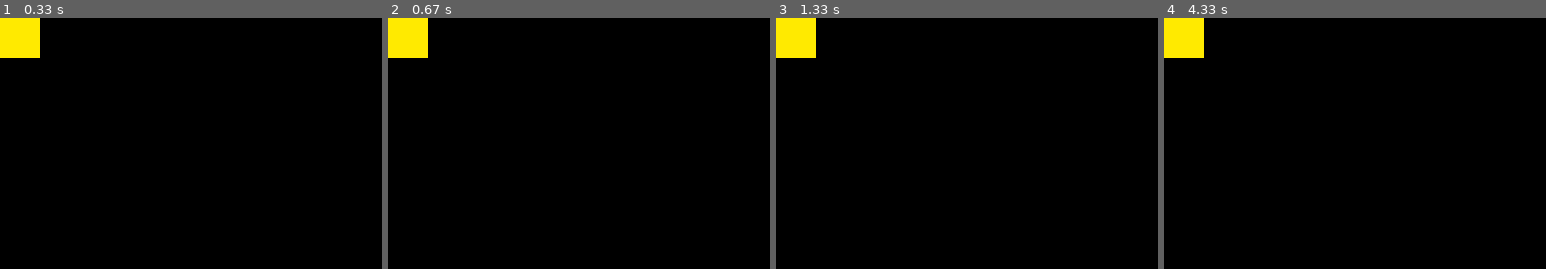
Above: before the commit, frames 1-4 (left to right).
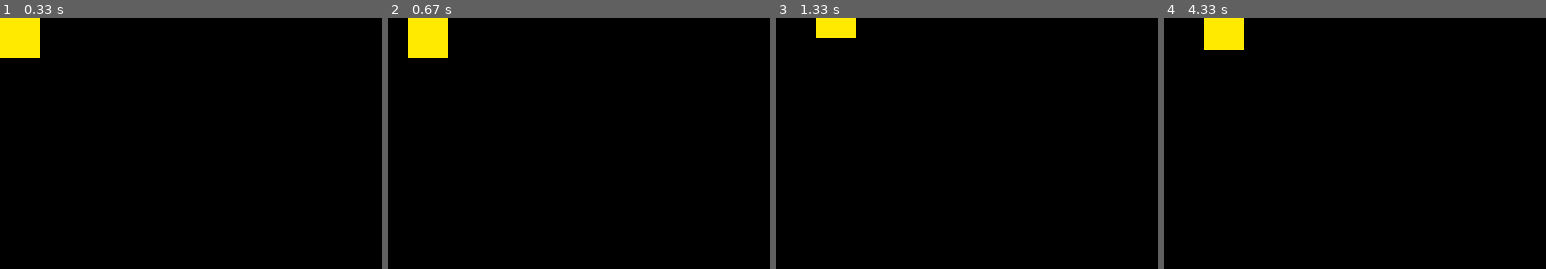
Above: after the commit, the same moments.

Repository: ChrisOber98/pygame_snake
Game: pygame game, started from main.py
Same seed, same stepped clock (60 frames per second), same inputs: the game is played once before the commit and once after it.
Inputs:
- Up to frame 1 (0.33 s): no input
- Up to frame 2 (0.67 s): hold D from 0.33 s (still down)
- Up to frame 3 (1.33 s): release D at 0.8 s; hold W 0.83-1.13 s; hold D from 1.17 s (still down)
- Up to frame 4 (4.33 s): release D at 1.63 s; hold A 1.67-2.2 s; hold S 2.23-2.53 s; hold A 2.57-2.97 s; hold W 3-3.37 s; hold D 3.4-4.03 s; hold S from 4.07 s (still down)
The pictures show only the part of the screen within x 0-50%, y 0-50%; the shares and areas given below are measured in that part.

Frame 1 is identical in both runs. In frame 2, 1.7% of the frame differs, in the area x 0-16%, y 0-16%; in frame 3, 2.5%; in frame 4, 3.0%, in the area x 0-21%, y 0-16%.

Commit message:
Add movement to snake entity based on wasd

Diff:
--- a/game.py
+++ b/game.py
@@ -24,6 +24,7 @@
 
         # Global Variables set up
         self.running = True
+        self.is_holding_key_down = False
 
         # Snake Sprite
         self.snake = Snake(self)
@@ -32,7 +33,6 @@
         """Handles running / maintaining game loop."""
 
         while self.running:
-
             self.handle_events()
             self.update_screen()
 
@@ -42,11 +42,24 @@
         for event in pygame.event.get():
             if event.type == pygame.QUIT:
                 self.running = False
+            if event.type == pygame.KEYDOWN:
+                self.snake.reset_movement()
+                if event.key == pygame.K_w:
+                    self.snake.is_moving_up = True
+                if event.key == pygame.K_s:
+                    self.snake.is_moving_down = True
+                if event.key == pygame.K_a:
+                    self.snake.is_moving_left= True
+                if event.key == pygame.K_d:
+                    self.snake.is_moving_right = True
+            if event.type == pygame.KEYUP:
+                pass
 
     def update_screen(self):
         """Update the screen."""
 
         self.screen.fill(self.settings.screen_bg_color)
+        self.snake.update()
         self.snake.draw()
         pygame.display.flip()
         self.clock.tick(self.settings.clock_timing)
--- a/snake.py
+++ b/snake.py
@@ -16,6 +16,11 @@
 
         self.snake_color = (255, 234, 0)
 
+        self.is_moving_down = False
+        self.is_moving_up = False
+        self.is_moving_left = False
+        self.is_moving_right = False
+
     def draw(self):
         """Draw Snake to screen."""
 
@@ -24,3 +29,23 @@
             self.snake_color,
             (self.x, self.y, self.width, self.height)
         )
+
+    def update(self):
+        """Update snake position."""
+
+        if self.is_moving_down:
+            self.y += 1
+        if self.is_moving_up:
+            self.y -= 1
+        if self.is_moving_left:
+            self.x -= 1
+        if self.is_moving_right:
+            self.x += 1
+
+    def reset_movement(self):
+        """Reset the snakes movement variables to all False."""
+
+        self.is_moving_down = False
+        self.is_moving_up = False
+        self.is_moving_left = False
+        self.is_moving_right = False
